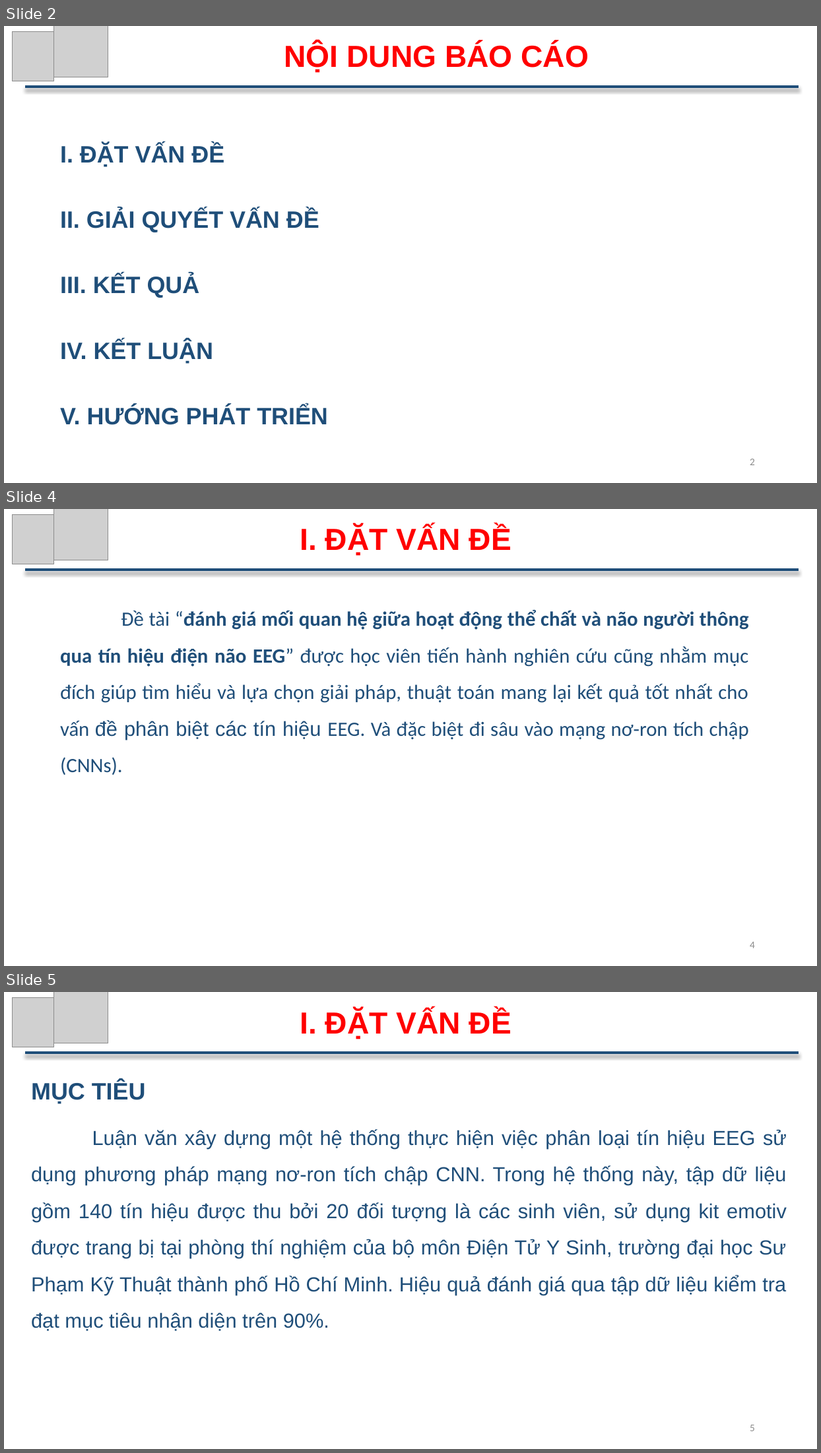
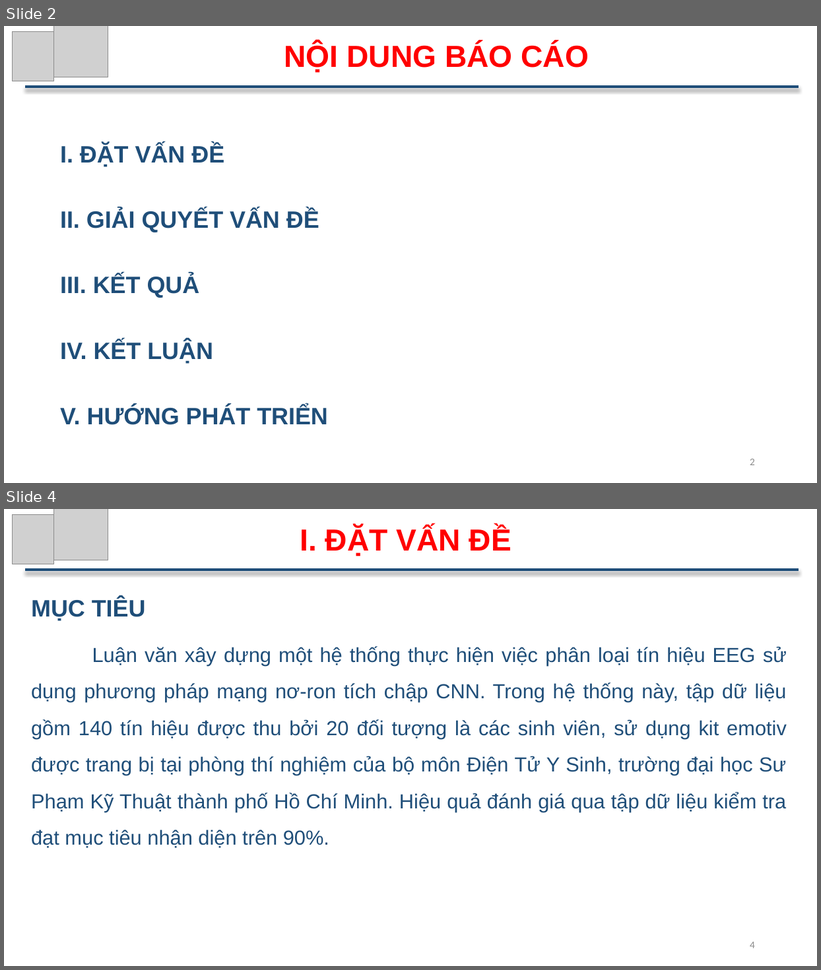
Before and after one commit to ThuTrongNguyen/Thesis, a slide deck: SlideBaoCao_NguyenTrongThu.pptx. Shown one above the other, each under a label of ours: slides 2, 4 and 5 before the commit, slides 2 and 4 after it; the slides between them are not shown. The pictures are 821x1453 and 821x970 pixels, drawn with LibreOffice and Linux fonts; fonts in the diff are those of the drawing; grey boxes stand for pictures. Boxes give left, top, right and bottom in pixels: in the first picture for what was removed or moved away, otherwise in the second. Text is boxed around its words. In the diff, an @@ line names an element or a change of style, - is before the commit and + after.

```diff
--- a/SlideBaoCao_NguyenTrongThu.pptx
+++ b/SlideBaoCao_NguyenTrongThu.pptx
@@ slide 4 removed at <box>4,509,817,966</box>, background #FFFFFF @@
@@ picture removed at <box>12,514,54,564</box> @@
@@ picture removed at <box>54,509,108,560</box> @@
@@ title removed at <box>300,526,512,556</box> @@
-I. ĐẶT VẤN ĐỀ
@@ line removed from (25, 570) to (799, 570) @@
@@ text removed at <box>60,610,749,775</box> @@
-Đề tài “đánh giá mối quan hệ giữa hoạt động thể chất và não người thông qua tín hiệu điện não EEG” được học viên tiến hành nghiên cứu cũng nhằm mục đích giúp tìm hiểu và lựa chọn giải pháp, thuật toán mang lại kết quả tốt nhất cho vấn đề phân biệt các tín hiệu EEG. Và đặc biệt đi sâu vào mạng nơ-ron tích chập (CNNs).
@@ page number removed at <box>750,942,755,949</box> @@
-4
@@ what was slide 5 is now slide 4 @@
@@ page number at <box>750,942,755,949</box>: text changed @@
-5
+4
```
Also in this commit, not shown: 10 slides changed, 2 other slides removed, 1 other file.
